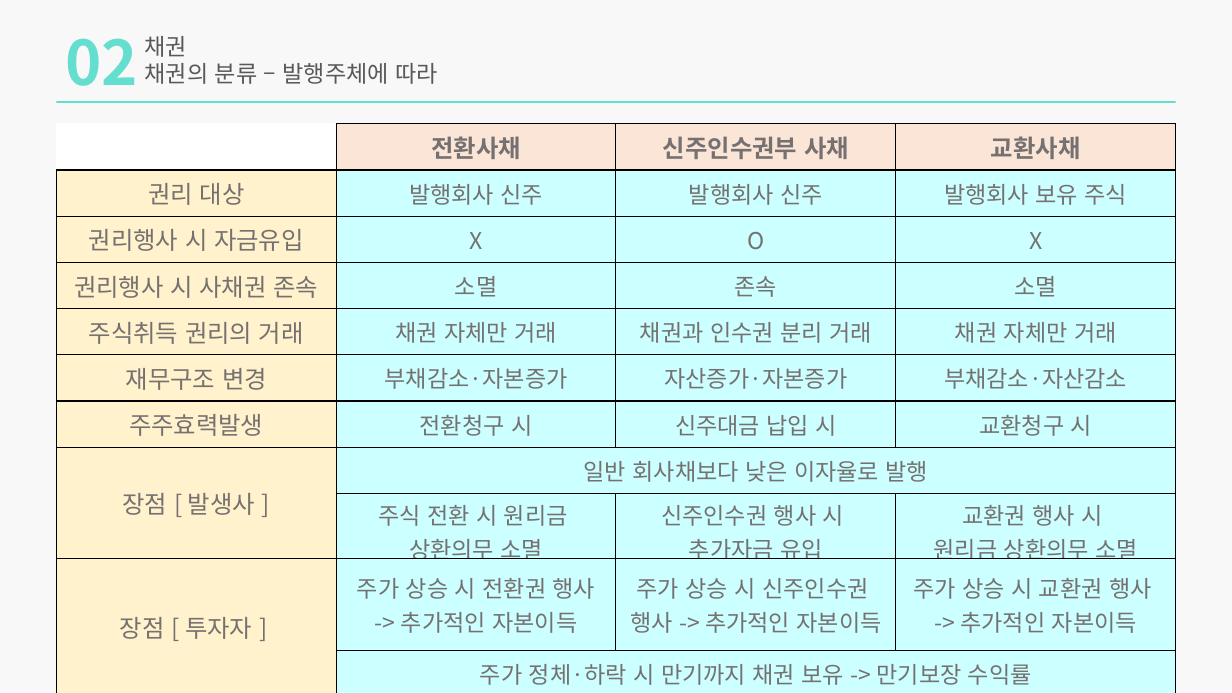
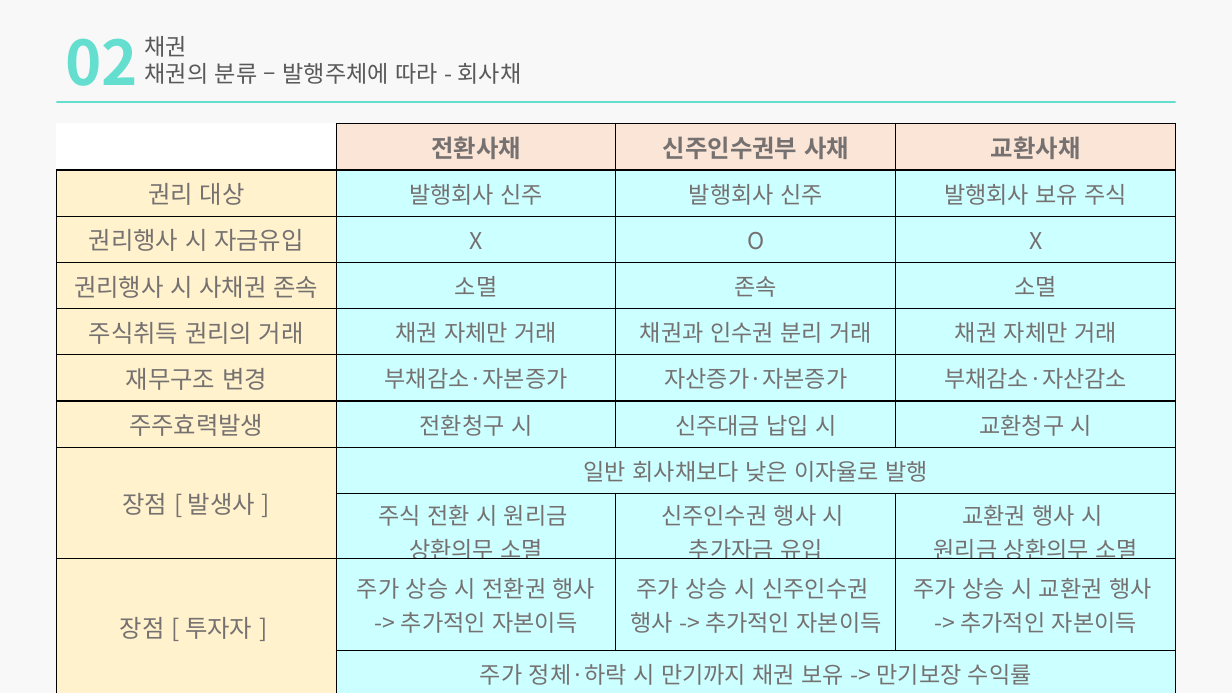
Before and after one commit to zndrke/Financial-Product, a slide deck: slide 11 of 금리채권/금리,채권,FRN.pptx. Drawn at 1232x693 pixels with LibreOffice and Linux fonts; fonts in the diff are those of the drawing. Boxes give left, top, right and bottom in pixels: in the first picture for what was removed or moved away, otherwise in the second. Text is boxed around its words. In the diff, an @@ line names an element or a change of style, - is before the commit and + after.

```diff
--- a/금리채권/금리,채권,FRN.pptx
+++ b/금리채권/금리,채권,FRN.pptx
@@ text at [145,63,522,84]: text changed @@
-채권의 분류 – 발행주체에 따라
+채권의 분류 – 발행주체에 따라 - 회사채
```
Also in this commit, not shown: 8 other slides changed, 4 slides added, 1 slide removed, 2 other files.
